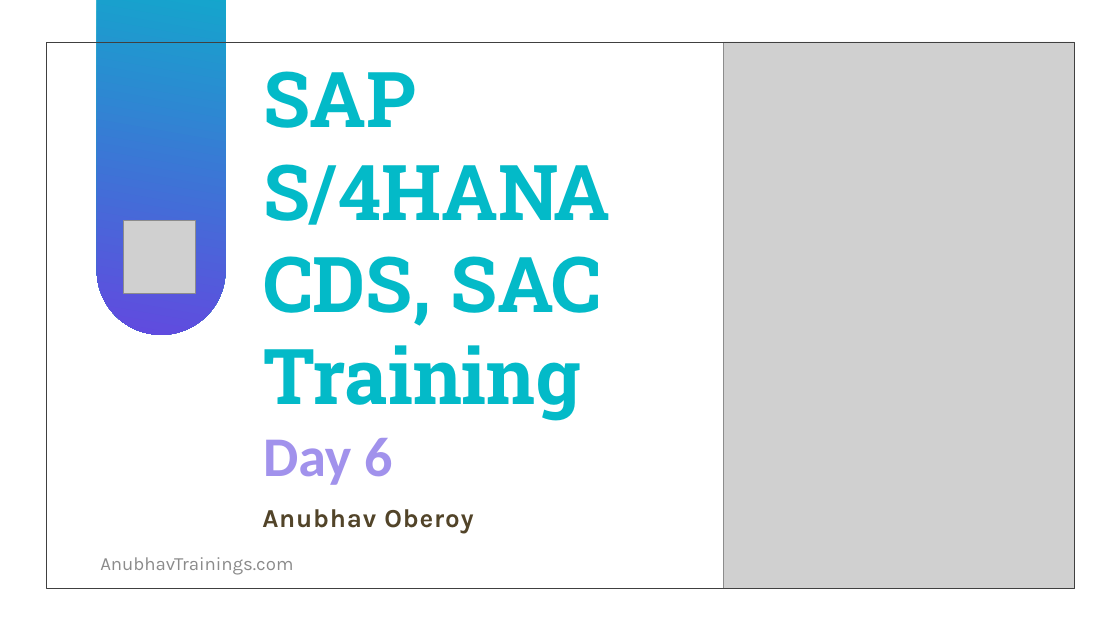
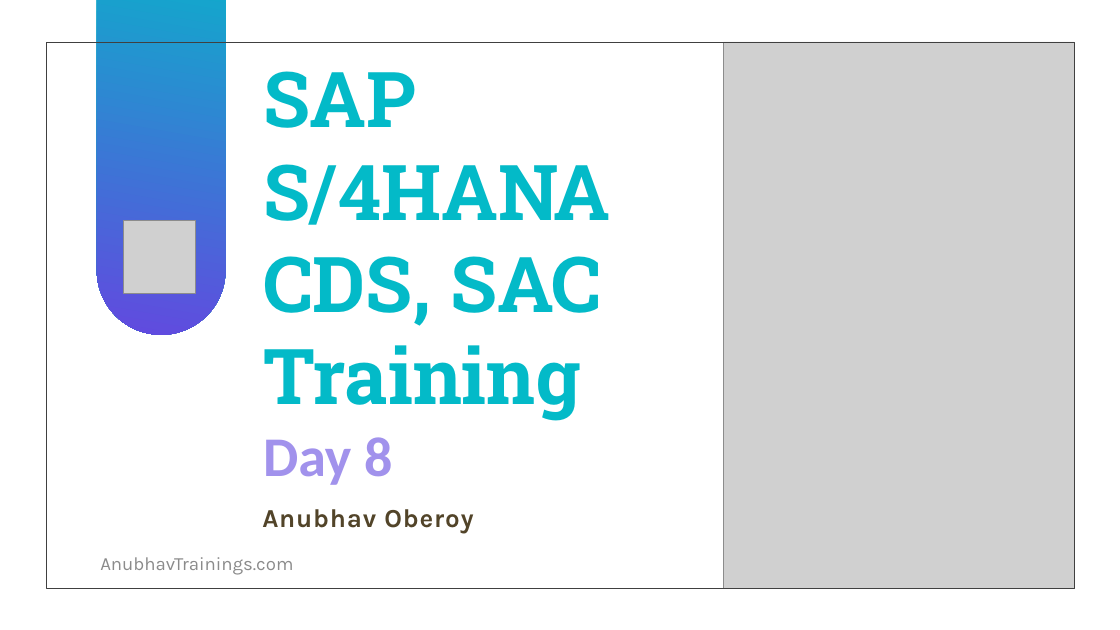
Before and after one commit to soyuztechnologies/HPC_AOH_SAC, a slide deck: slide 1 of Day 8/Day 8.pptx. Drawn at 1120x630 pixels with LibreOffice and Linux fonts; fonts in the diff are those of the drawing; grey boxes stand for pictures; background and template pictures are left out. Boxes give left, top, right and bottom in pixels: in the first picture for what was removed or moved away, otherwise in the second. Text is boxed around its words. In the diff, an @@ line names an element or a change of style, - is before the commit and + after.

```diff
--- a/Day 8/Day 8.pptx
+++ b/Day 8/Day 8.pptx
@@ title at (x1=263, y1=71, x2=611, y2=485): text changed @@
-SAP S/4HANA CDS, SAC Training
-Day 6
+SAP S/4HANA CDS, SAC Training
+Day 8
```
Also in this commit, not shown: 1 slide added, 5 other files.
